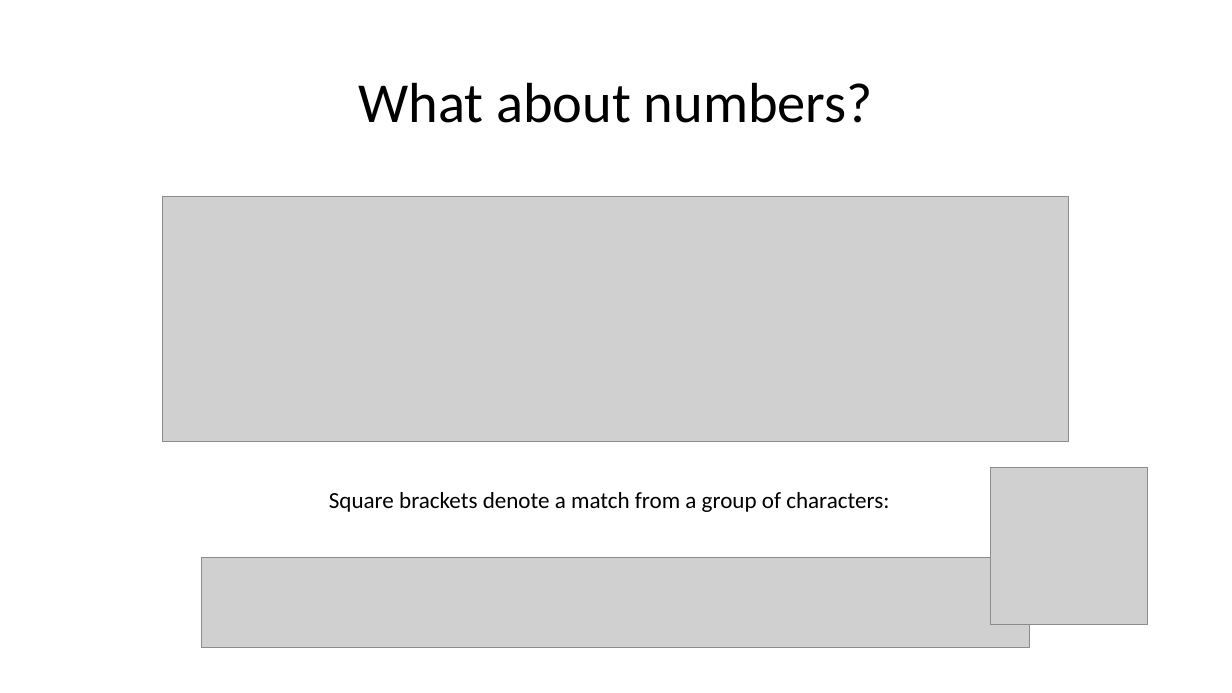
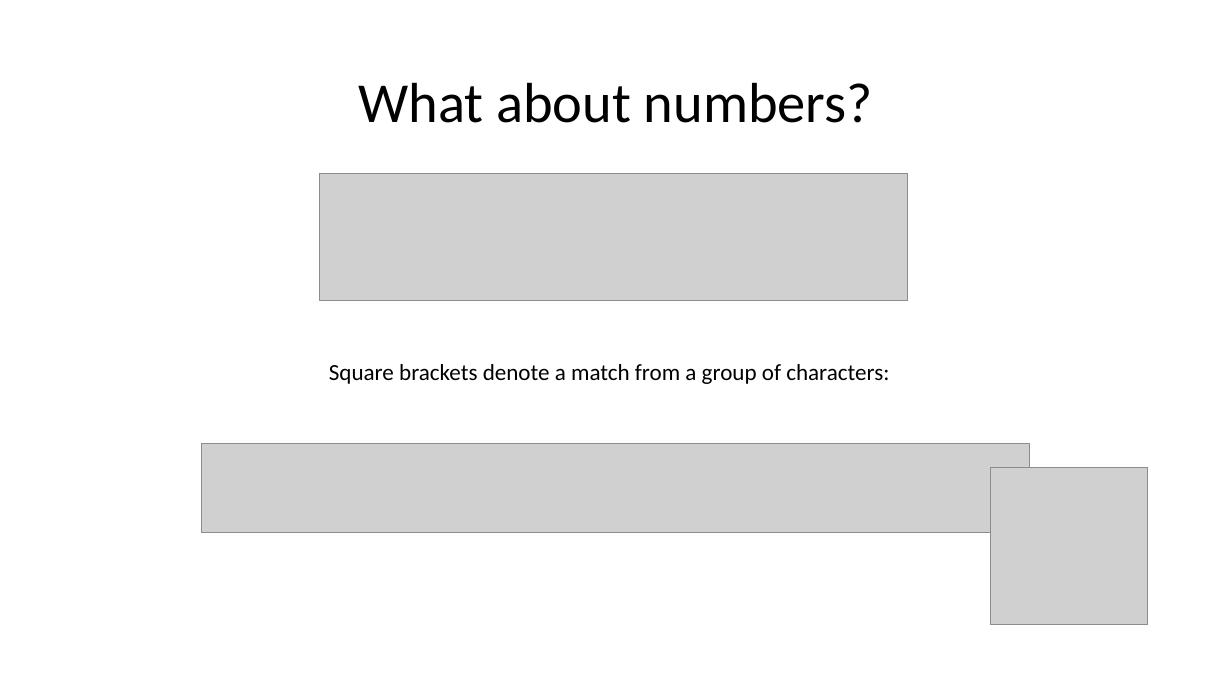
Before and after one commit to wilkotom/python_examples, a slide deck: slide 6 of Python Level 2/Lesson 7/Session 7.pptx. Drawn at 1232x693 pixels with LibreOffice and Linux fonts; fonts in the diff are those of the drawing; grey boxes stand for pictures. Boxes give left, top, right and bottom in pixels: in the first picture for what was removed or moved away, otherwise in the second. Text is boxed around its words. In the diff, an @@ line names an element or a change of style, - is before the commit and + after.

Commit message:
Changes for Python 3, aded an intermediary step to show how to go from pattern match to data in URL

```diff
--- a/Python Level 2/Lesson 7/Session 7.pptx
+++ b/Python Level 2/Lesson 7/Session 7.pptx
@@ picture added at bbox=[320, 174, 908, 301] @@
@@ picture removed at bbox=[163, 196, 1069, 442] @@
@@ text "Square brackets denote a match ...": place and size @@
-text "Square brackets denote a match ..." at bbox=[329, 492, 889, 512]
+text "Square brackets denote a match ..." at bbox=[329, 364, 889, 384]
@@ picture: place and size @@
-picture at bbox=[201, 557, 1030, 647]
+picture at bbox=[201, 444, 1030, 533]
```
Also in this commit, not shown: 4 other slides changed, 2 slides added.
